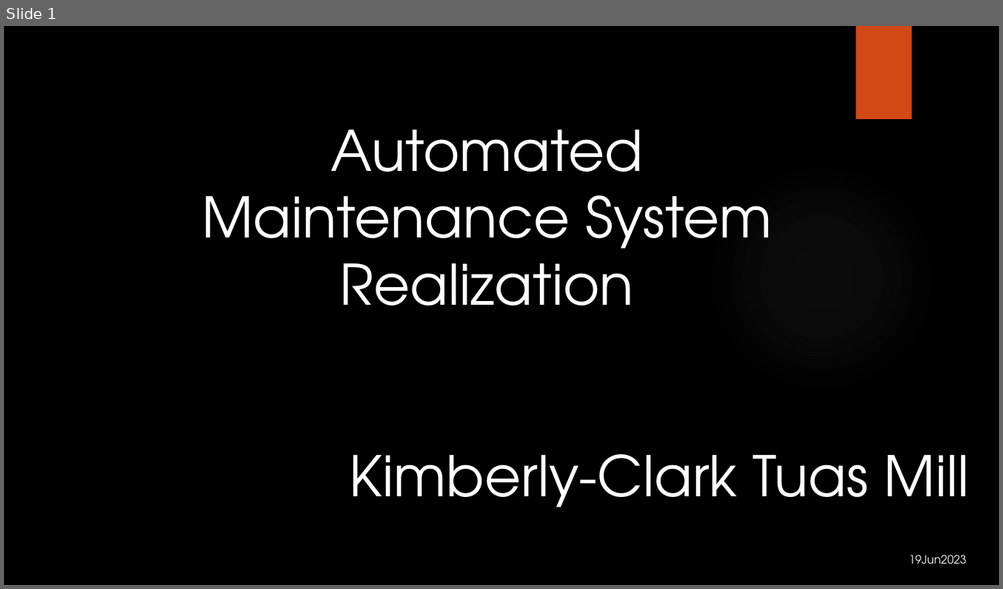
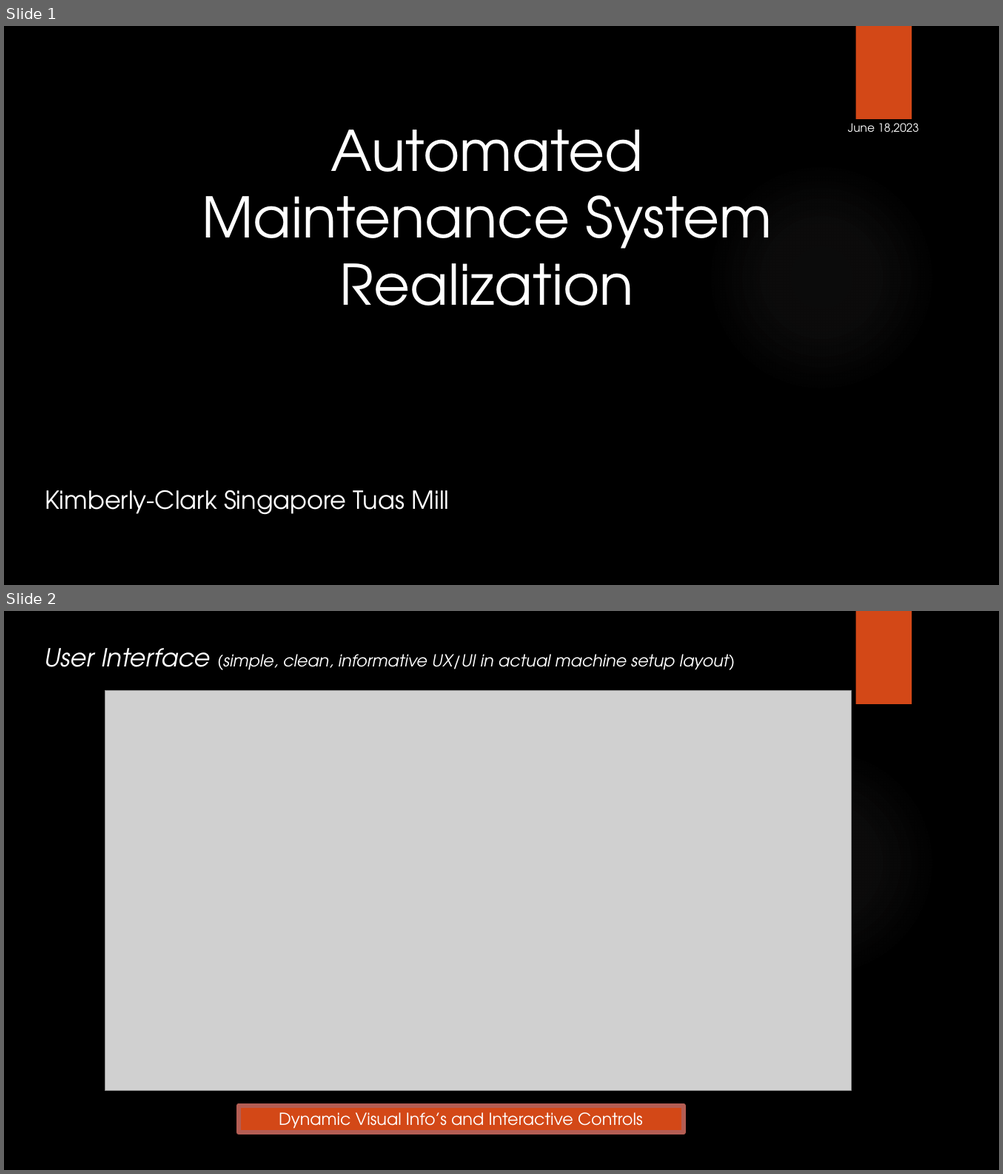
Before and after one commit to richard-DT/AutomatedPreventiveMaintenance, a slide deck: Automated Maintenance System.pptx. Shown one above the other, each under a label of ours: slide 1 before the commit, slides 1 and 2 after it. The pictures are 1003x589 and 1003x1174 pixels, drawn with LibreOffice and Linux fonts; fonts in the diff are those of the drawing; grey boxes stand for pictures; background and template pictures are left out. Boxes give left, top, right and bottom in pixels: in the first picture for what was removed or moved away, otherwise in the second. Text is boxed around its words. In the diff, an @@ line names an element or a change of style, - is before the commit and + after.

```diff
--- a/Automated Maintenance System.pptx
+++ b/Automated Maintenance System.pptx
@@ slide 2 added at box(4, 611, 999, 1170), background picture (left out); not listed: 2 template elements that a slide beside it also shows @@
@@ text added at box(45, 648, 734, 670), 16 pt, text #FFFFFF, italic @@
+User Interface (simple, clean, informative UX/UI in actual machine setup layout)
@@ picture added at box(105, 691, 851, 1091) @@
@@ rectangle added at box(239, 1105, 683, 1133), fill #D34817, outline #B55E53 4.33 pt, 16 pt, text #FFFFFF @@
+Dynamic Visual Info’s and Interactive Controls
@@ slide 1 changed as well @@
@@ text added at box(848, 123, 919, 133), 11 pt, text #FFFFFF @@
+June 18,2023
@@ text at box(45, 490, 449, 515): text changed; size 54 to 24 pt @@
-Kimberly-Clark Tuas Mill
+Kimberly-Clark Singapore Tuas Mill
@@ text removed at box(908, 555, 965, 565) @@
-19Jun2023
```
Also in this commit, not shown: 2 other slides changed, 3 other slides added, 1 slide removed.
